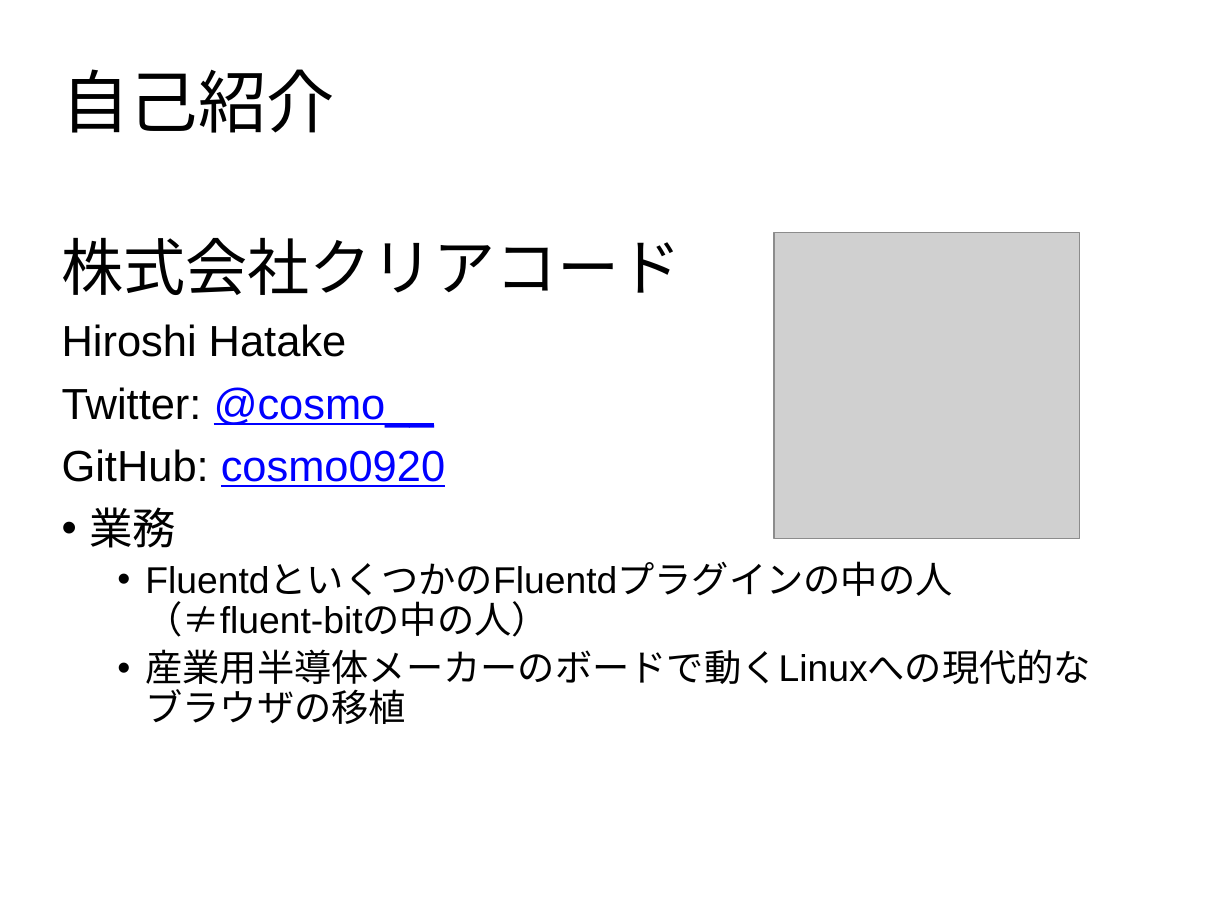
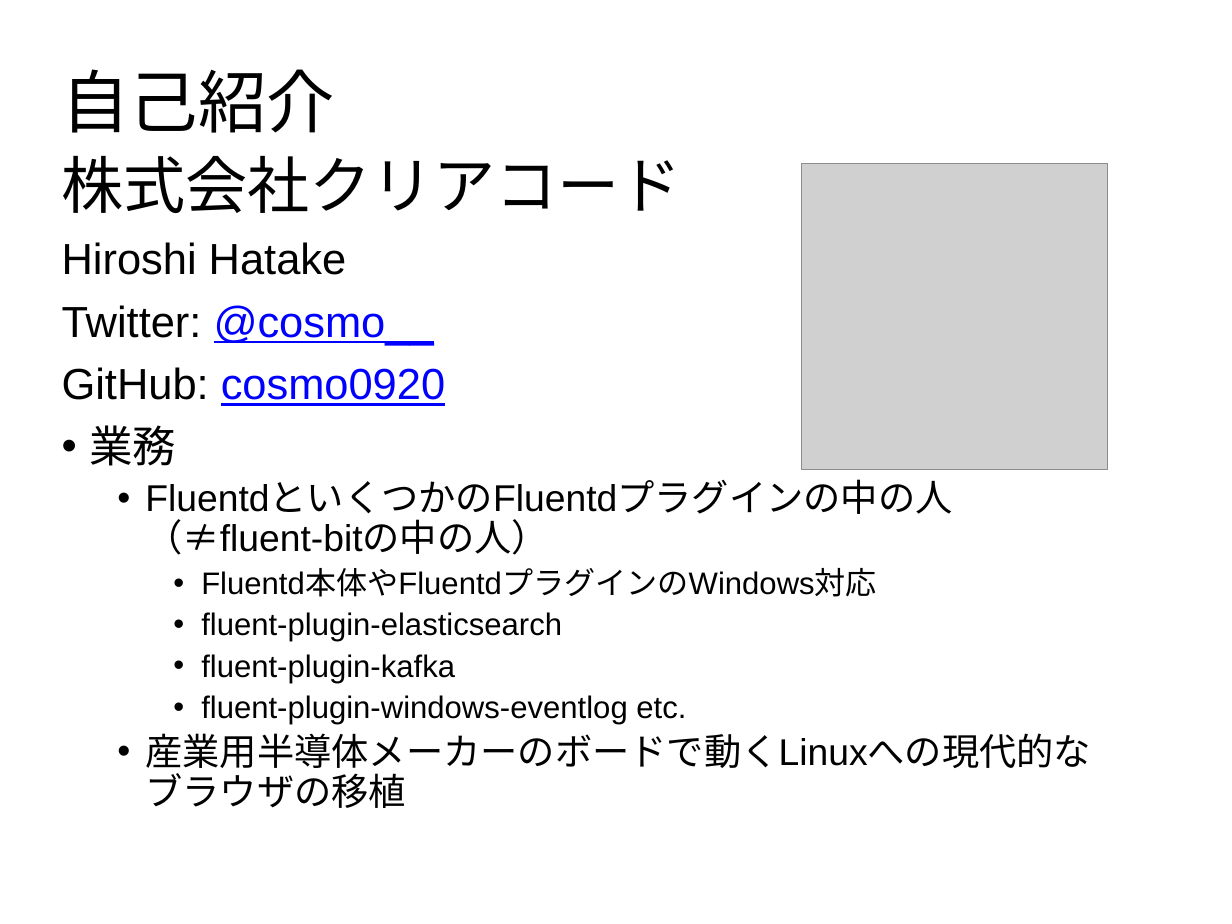
Before and after one commit to cosmo0920/prometheus_meetup_slide_20200115, a slide deck: slide 2 of Prometheus_meetup_slide.pptx. Drawn at 1232x924 pixels with LibreOffice and Linux fonts; fonts in the diff are those of the drawing; grey boxes stand for pictures; background and template pictures are left out. Boxes give left, top, right and bottom in pixels: in the first picture for what was removed or moved away, otherwise in the second. Text is boxed around its words. In the diff, an @@ line names an element or a change of style, - is before the commit and + after.

Commit message:
Update slides

```diff
--- a/Prometheus_meetup_slide.pptx
+++ b/Prometheus_meetup_slide.pptx
@@ subtitle "株式会社クリアコード": place and size @@
-subtitle "株式会社クリアコード" at bbox=[62, 238, 1091, 691]
+subtitle "株式会社クリアコード" at bbox=[62, 156, 1091, 775]
@@ picture: place and size @@
-picture at bbox=[775, 233, 1081, 539]
+picture at bbox=[803, 163, 1109, 470]
@@ subtitle at bbox=[201, 569, 877, 724]: paragraphs added @@
+    • Fluentd本体やFluentdプラグインのWindows対応
+    • fluent-plugin-elasticsearch
+    • fluent-plugin-kafka
+    • fluent-plugin-windows-eventlog etc.
```
Also in this commit, not shown: 5 other slides changed, 1 other file.
